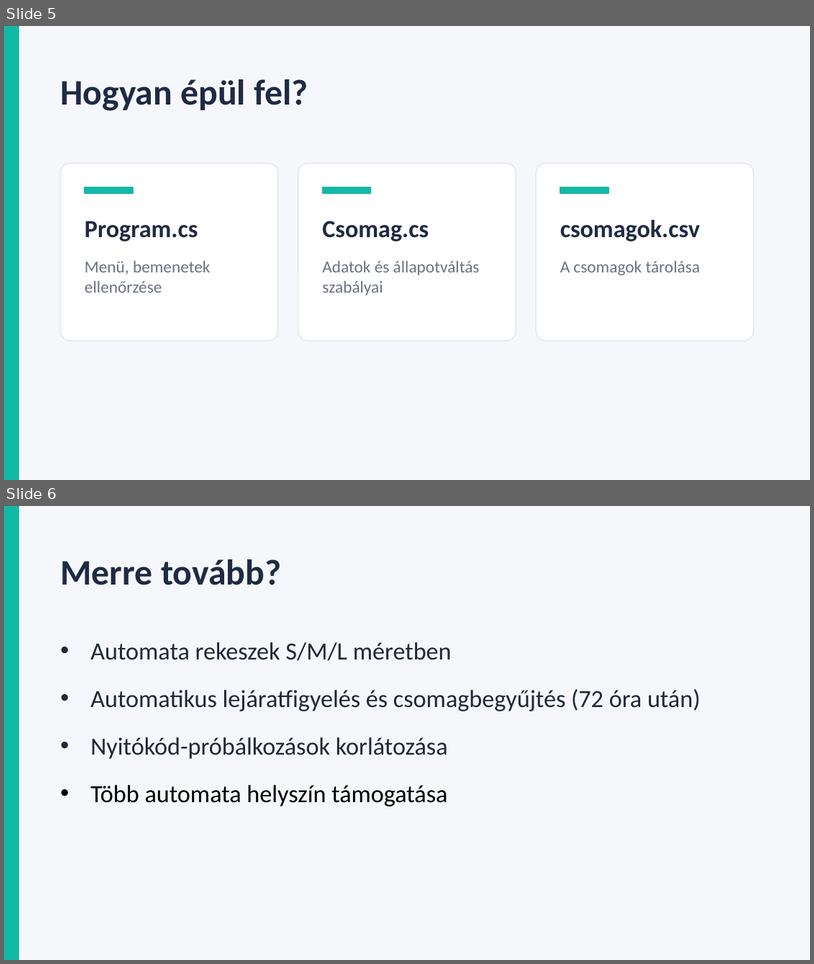
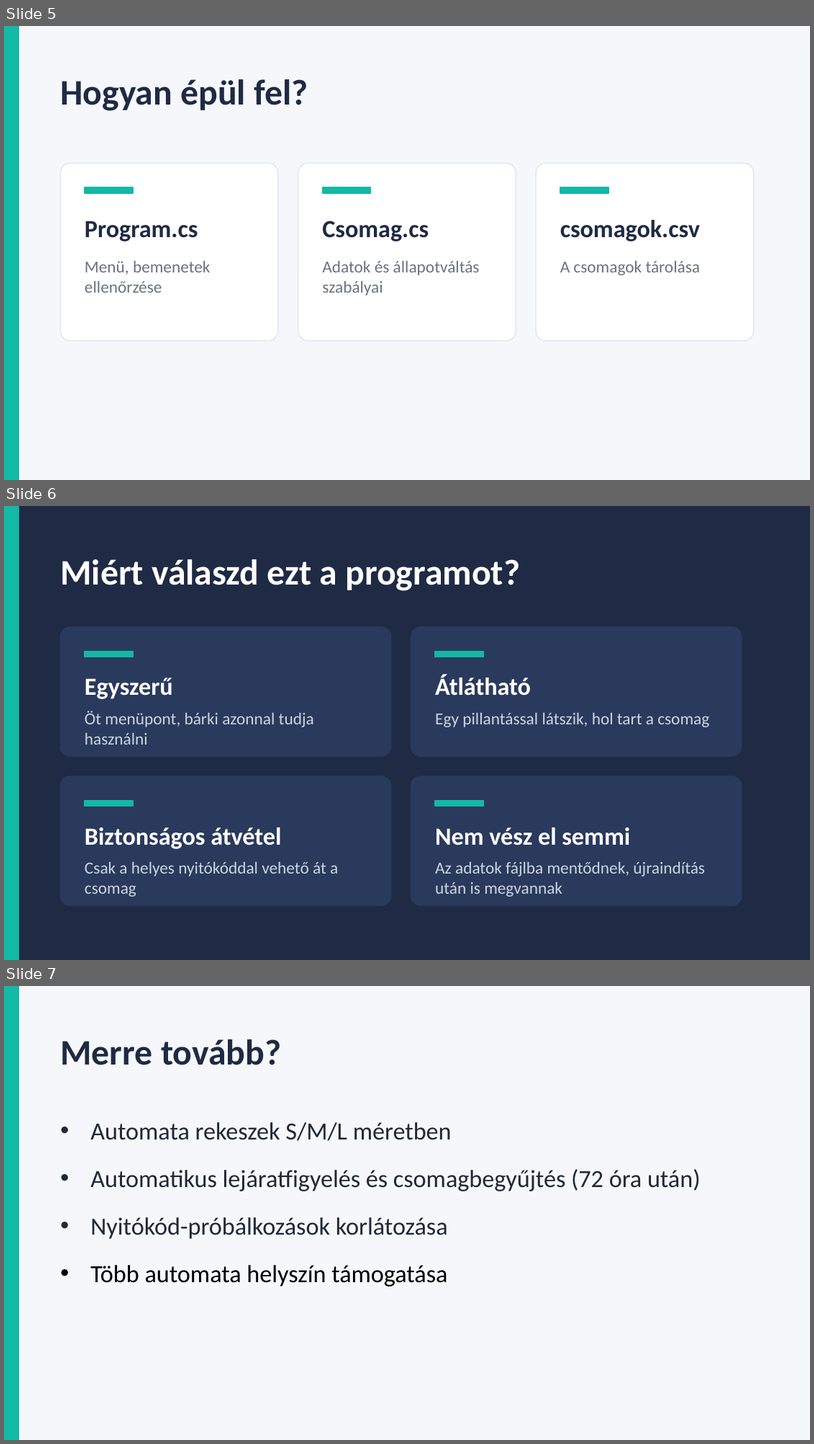
Before and after one commit to szgergo0/Csomagkoveto-es-automata-rendszer, a slide deck: Csomagautomata.pptx. Shown one above the other, each under a label of ours: slides 5 and 6 before the commit, slides 5, 6 and 7 after it. The pictures are 814x964 and 814x1444 pixels, drawn with LibreOffice and Linux fonts; fonts in the diff are those of the drawing. Boxes give left, top, right and bottom in pixels: in the first picture for what was removed or moved away, otherwise in the second. Text is boxed around its words. In the diff, an @@ line names an element or a change of style, - is before the commit and + after.

```diff
--- a/Csomagautomata.pptx
+++ b/Csomagautomata.pptx
@@ slide 6 added at bbox=[4, 506, 810, 960], background #1F2A44 @@
@@ rectangle added at bbox=[4, 506, 18, 959], fill #14B8A6, outline #14B8A6 1 pt @@
@@ text added at bbox=[60, 559, 520, 591], 32 pt, text #FFFFFF, bold @@
+Miért válaszd ezt a programot?
@@ group added at bbox=[60, 627, 391, 756]: 2 texts, 1 rounded rectangle, 1 rectangle @@
+Egyszerű
+Öt menüpont, bárki azonnal tudja használni
@@ group added at bbox=[412, 627, 742, 756]: 2 texts, 1 rounded rectangle, 1 rectangle @@
+Átlátható
+Egy pillantással látszik, hol tart a csomag
@@ group added at bbox=[60, 776, 391, 905]: 2 texts, 1 rounded rectangle, 1 rectangle @@
+Biztonságos átvétel
+Csak a helyes nyitókóddal vehető át a csomag
@@ group added at bbox=[412, 776, 742, 905]: 2 texts, 1 rounded rectangle, 1 rectangle @@
+Nem vész el semmi
+Az adatok fájlba mentődnek, újraindítás után is megvannak
@@ what was slide 6 is now slide 7 @@
```
Also in this commit, not shown: 2 slides changed.
